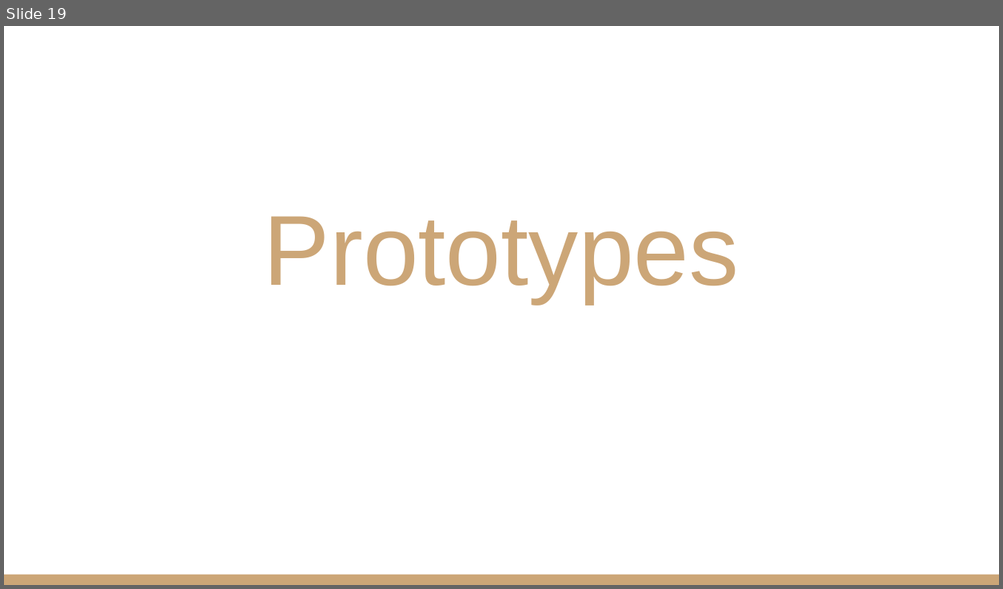
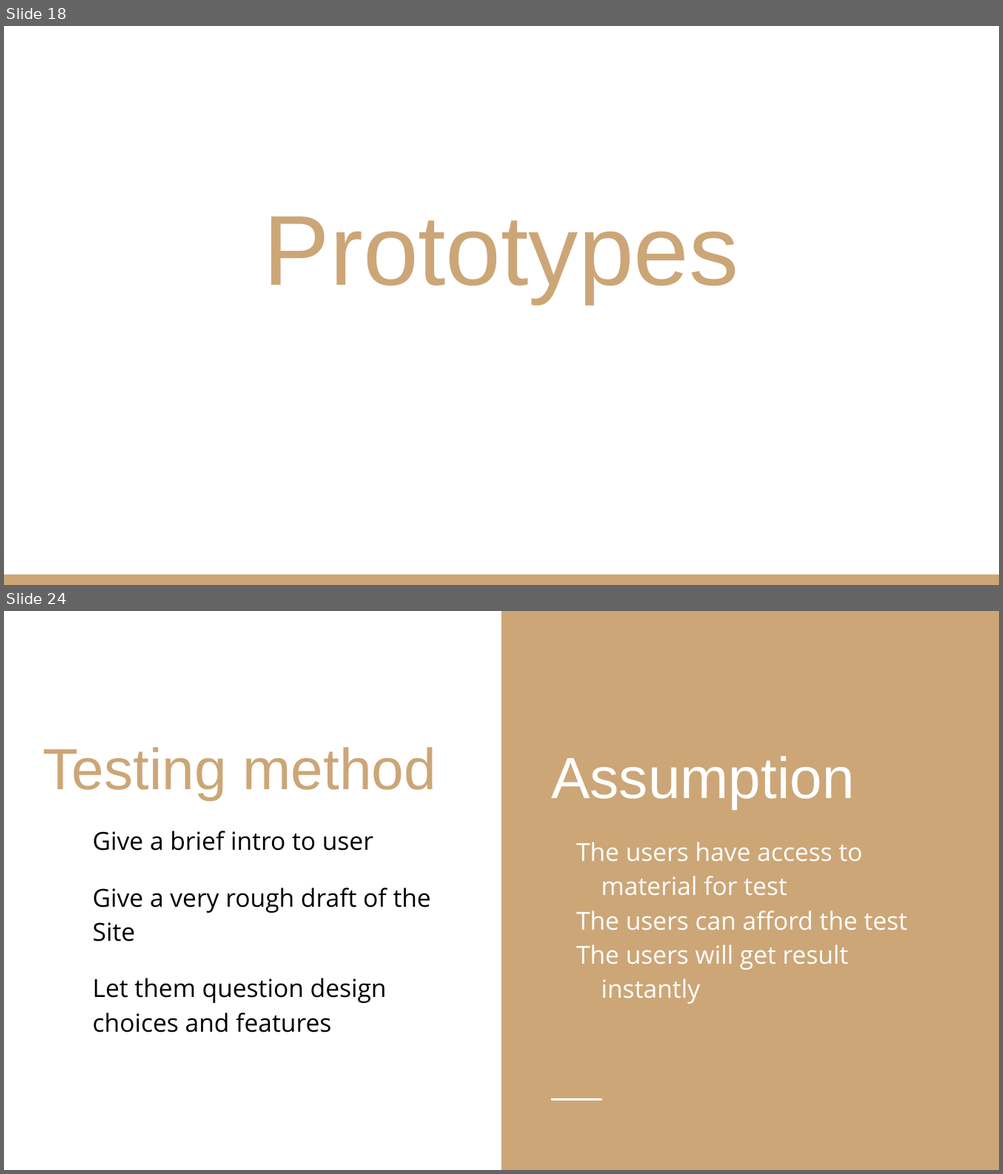
Before and after one commit to sarim-zafar/HCI-Project, a slide deck: docs/pj-task2/POV- Psychometric Test for Pakistan.pptx. Shown one above the other, each under a label of ours: slide 19 before the commit, slides 18 and 24 after it; the slides between them are not shown. The pictures are 1003x589 and 1003x1174 pixels, drawn with LibreOffice and Linux fonts; fonts in the diff are those of the drawing. Boxes give left, top, right and bottom in pixels: in the first picture for what was removed or moved away, otherwise in the second. Text is boxed around its words. In the diff, an @@ line names an element or a change of style, - is before the commit and + after.

```diff
--- a/docs/pj-task2/POV- Psychometric Test for Pakistan.pptx
+++ b/docs/pj-task2/POV- Psychometric Test for Pakistan.pptx
@@ slide 24 added at (x1=4, y1=611, x2=999, y2=1170), background #FFFFFF @@
@@ rectangle added at (x1=501, y1=611, x2=999, y2=1170), fill #CCA677 @@
@@ title added at (x1=42, y1=747, x2=435, y2=801), 42 pt, text #CCA677 @@
+Testing method
@@ text added at (x1=551, y1=756, x2=908, y2=1004), 18 pt, text #FFFFFF @@
+Assumption
+The users have access to material for test
+The users can afford the test
+The users will get result instantly
@@ subtitle added at (x1=93, y1=831, x2=431, y2=1033), 18 pt, text #000000 @@
+● Give a brief intro to user
+● Give a very rough draft of the Site
+● Let them question design choices and features
@@ line added from (551, 1100) to (602, 1100), #FFFFFF 1.5 pt @@
@@ what was slide 19 is now slide 18 @@
```
Also in this commit, not shown: 3 slides changed, 7 other slides added, 3 slides removed, 1 other file.
